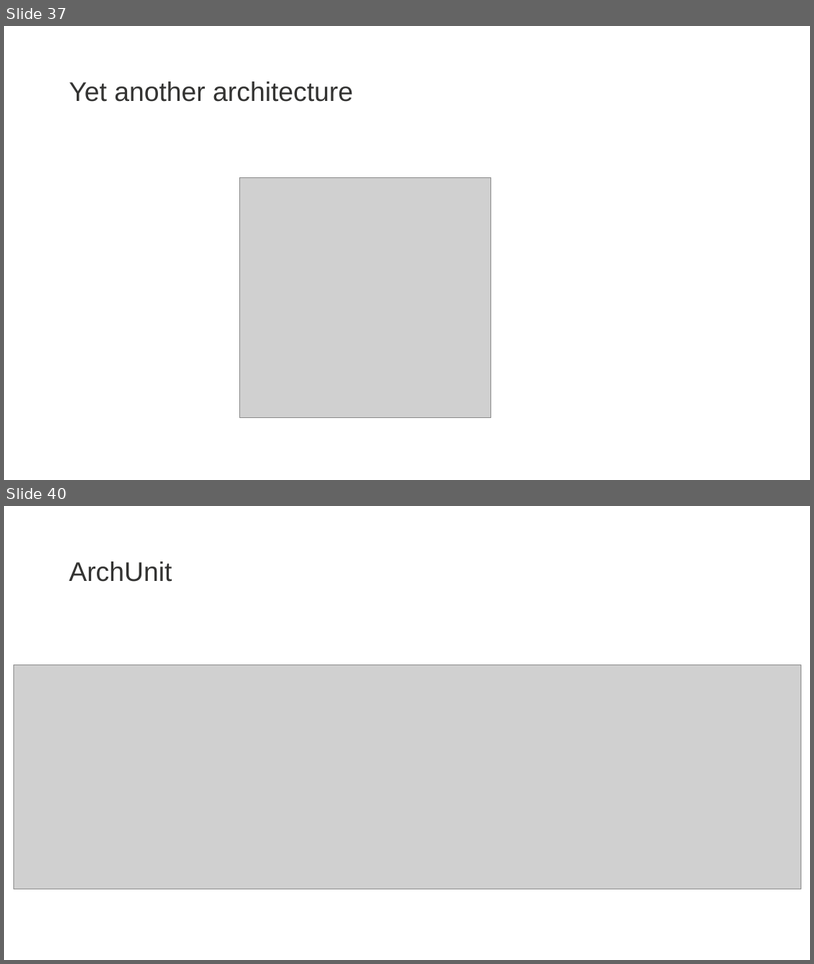
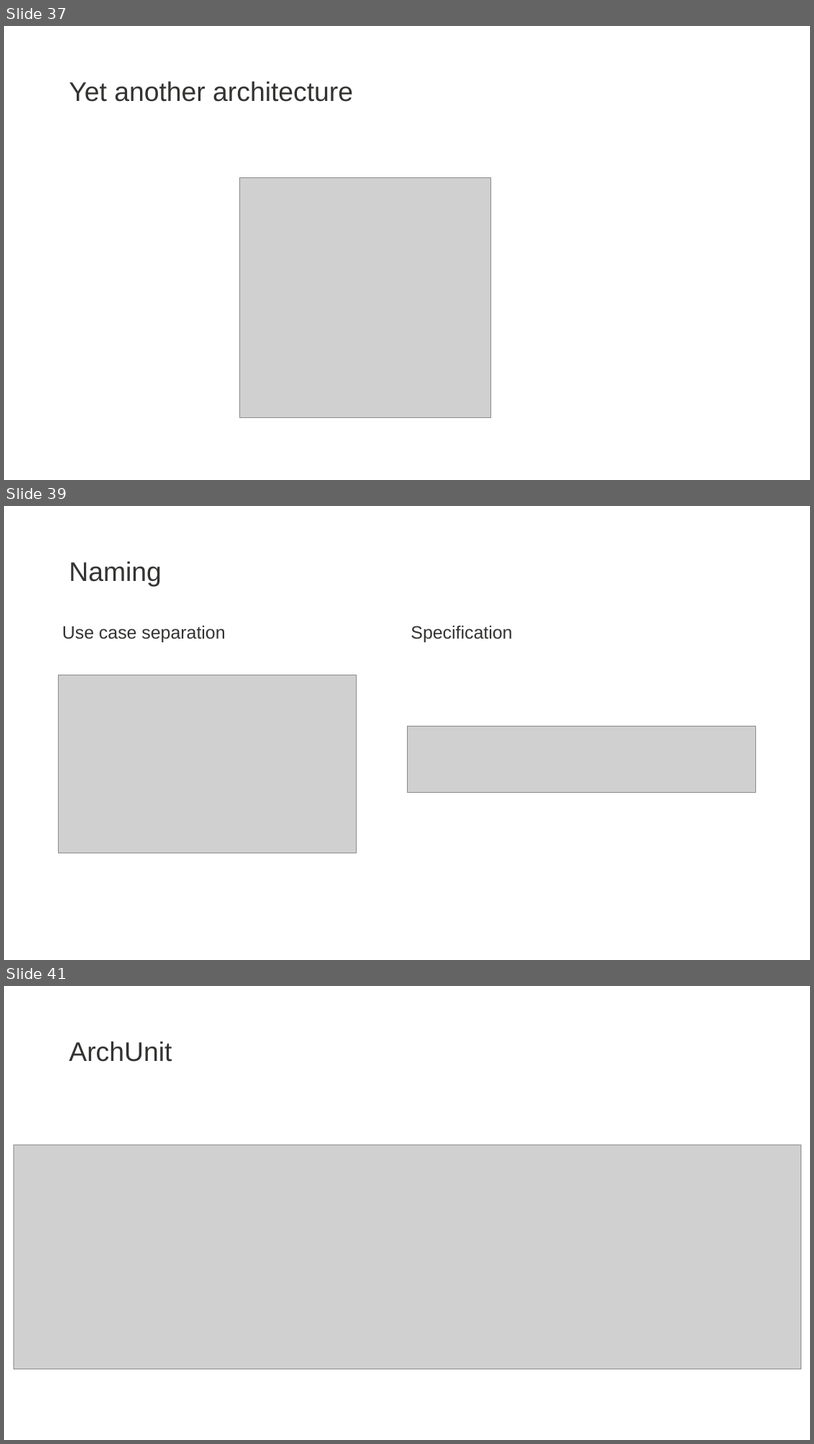
Before and after one commit to zatsepinvl/where-to-put-the-service, a slide deck: Where to put the service.pptm. Shown one above the other, each under a label of ours: slides 37 and 40 before the commit, slides 37, 39 and 41 after it; the slides between them are not shown. The pictures are 814x964 and 814x1444 pixels, drawn with LibreOffice and Linux fonts; fonts in the diff are those of the drawing; grey boxes stand for pictures; background and template pictures are left out. Boxes give left, top, right and bottom in pixels: in the first picture for what was removed or moved away, otherwise in the second. Text is boxed around its words. In the diff, an @@ line names an element or a change of style, - is before the commit and + after.

```diff
--- a/Where to put the service.pptm
+++ b/Where to put the service.pptm
@@ slide 39 added at (4, 506, 810, 960), background #FFFFFF @@
@@ title added at (69, 561, 162, 587), 48 pt, text #333332 @@
+Naming
@@ text added at (62, 626, 225, 642), 32 pt, text #333332 @@
+Use case separation
@@ text added at (411, 626, 512, 642), 32 pt, text #333332 @@
+Specification
@@ picture added at (59, 675, 356, 853) @@
@@ picture added at (407, 726, 756, 793) @@
@@ what was slide 40 is now slide 41 @@
```
Also in this commit, not shown: 14 slides changed, 2 other slides added, 6 slides removed, 13 other files.
